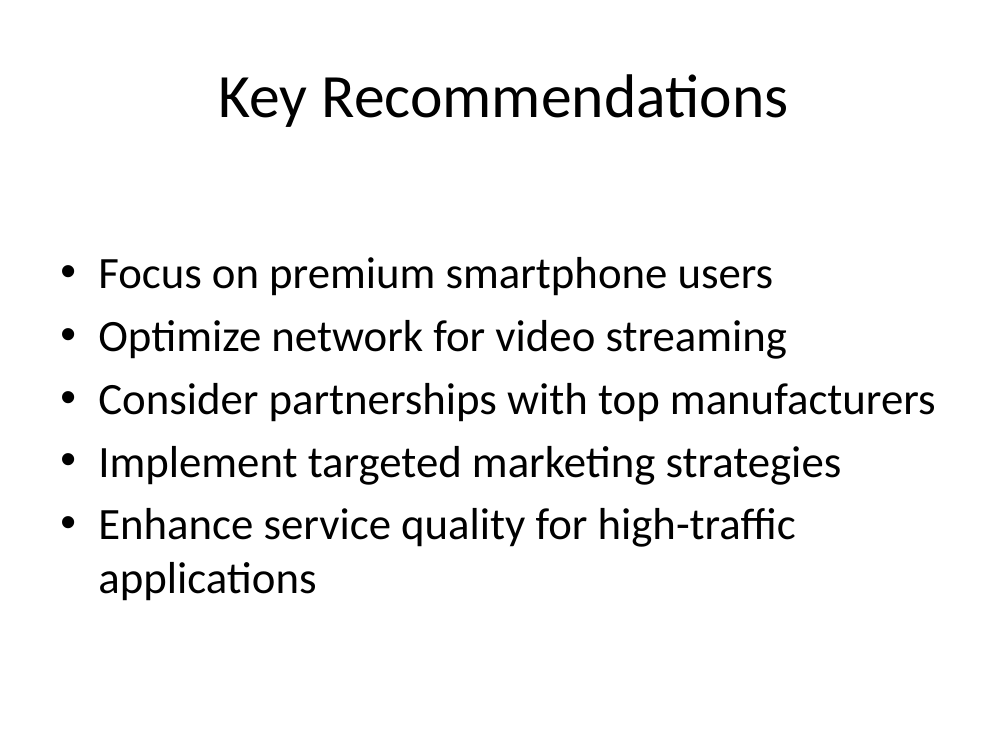
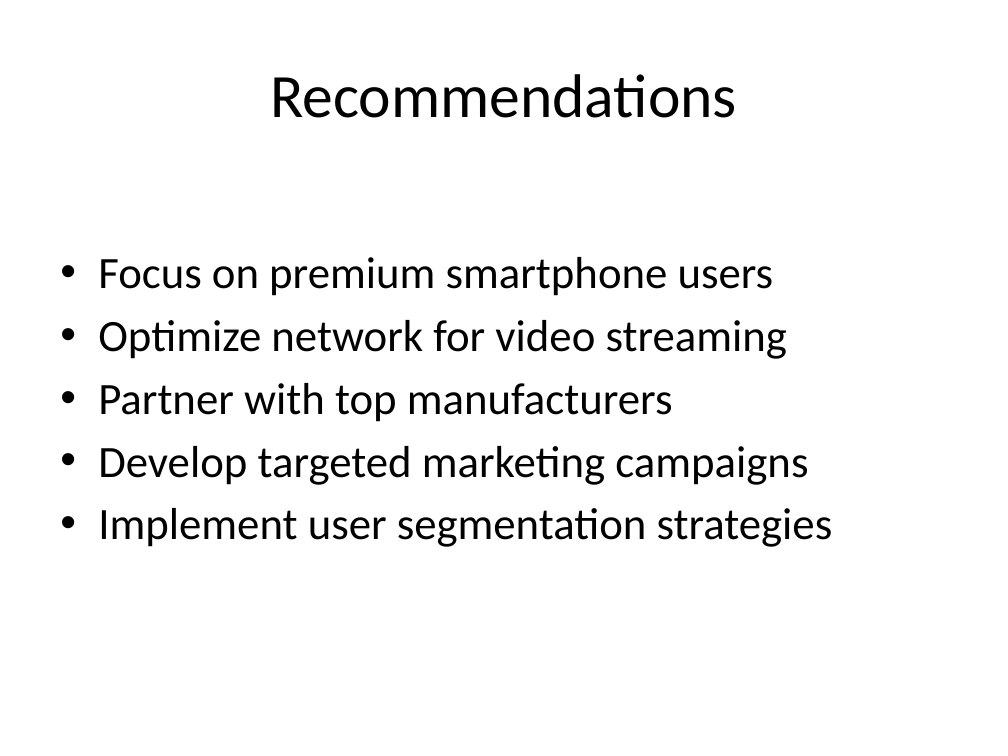
Before and after one commit to Kidyoh/10Academy-week2-Challenge, a slide deck: slide 5 of presentations/TellCo_Analysis_Interim.pptx (slide 8 before the commit). Drawn at 1008x756 pixels with LibreOffice and Linux fonts; fonts in the diff are those of the drawing. Boxes give left, top, right and bottom in pixels: in the first picture for what was removed or moved away, otherwise in the second. Text is boxed around its words. In the diff, an @@ line names an element or a change of style, - is before the commit and + after.

```diff
--- a/presentations/TellCo_Analysis_Interim.pptx
+++ b/presentations/TellCo_Analysis_Interim.pptx
@@ title at (270, 74, 737, 118): text changed @@
-Key Recommendations
+Recommendations
@@ text at (98, 383, 833, 547): text changed @@
-• Consider partnerships with top manufacturers
-• Implement targeted marketing strategies
-• Enhance service quality for high-traffic applications
+• Partner with top manufacturers
+• Develop targeted marketing campaigns
+• Implement user segmentation strategies
```
Also in this commit, not shown: 3 other slides changed, 1 slide added, 4 slides removed, 19 other files.
